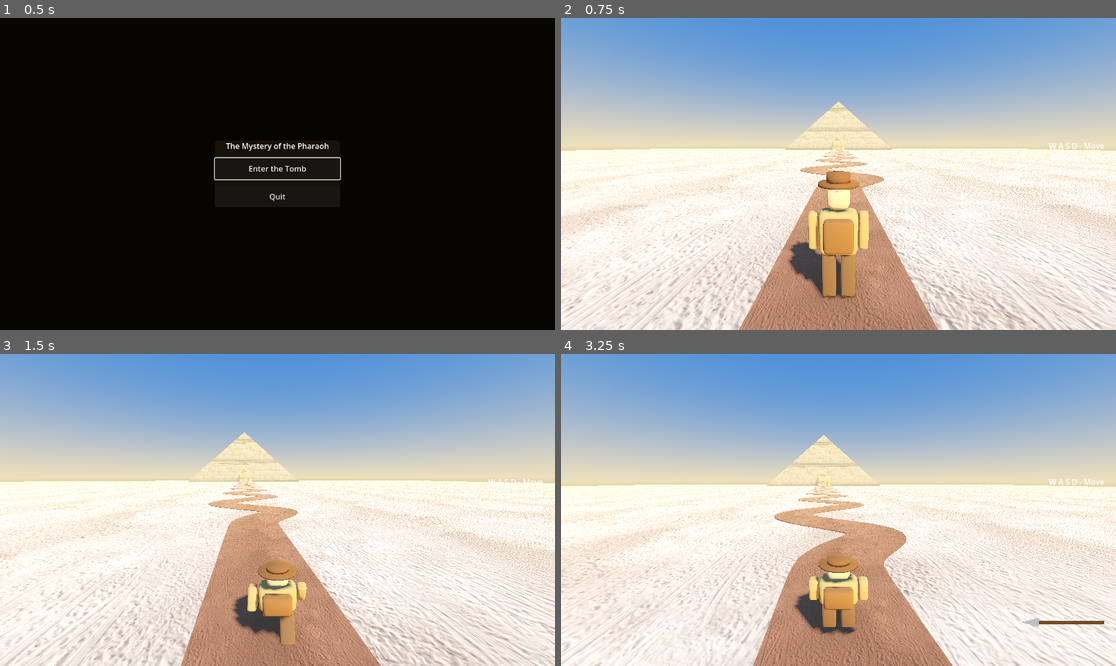
Above: before the commit, frames 1-4 (two rows, left to right).
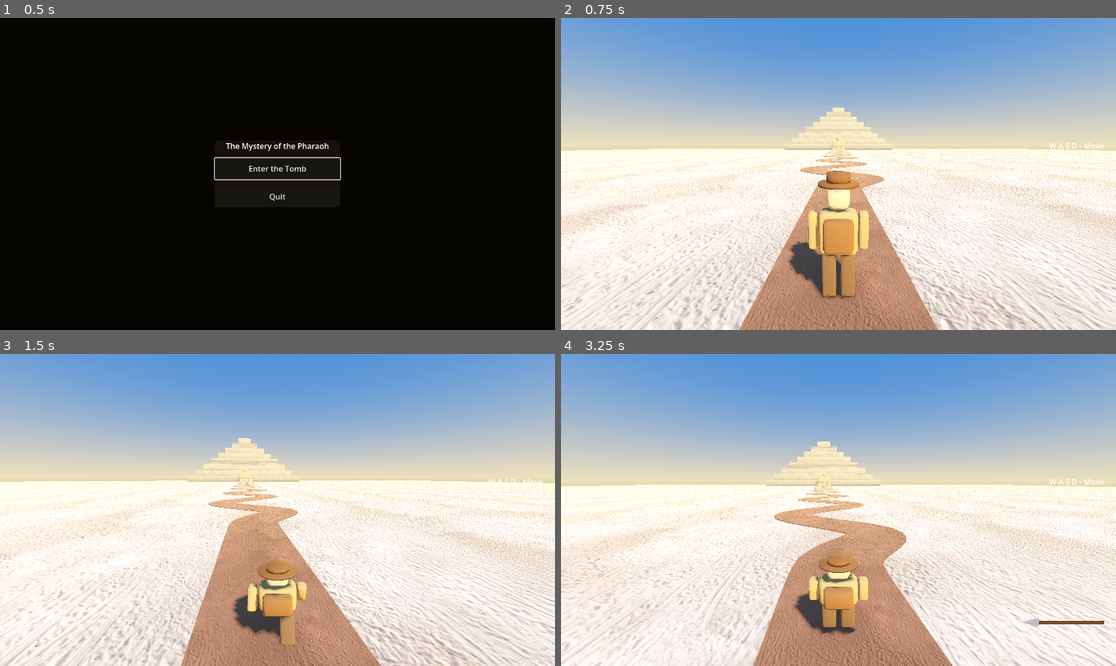
Above: after the commit, the same moments.

Repository: AnubisGott/The-Mystery-of-the-Pharaoh
Game: Godot game, scene res://main/main.tscn
Same seed, same stepped clock (60 frames per second), same inputs: the game is played once before the commit and once after it.
Inputs (mouse positions are in pixels of both pictures, inside the frame that each line leads up to):
- Up to frame 1 (0.5 s): no input
- Up to frame 2 (0.75 s): click "Enter the Tomb" at 0.5 s
- Up to frame 3 (1.5 s): tap Enter at 1.25 s; move the mouse to (305, 510) at 1.27 s; hold W (move_forward) from 1.28 s (still down); hold Ctrl (duck) from 1.28 s (still down)
- Up to frame 4 (3.25 s): keep holding W (move_forward); tap Space (jump) at 1.52, 2.27 s; move the mouse to (810, 510) at 2.02 s; release Ctrl (duck) at 2.03 s; tap G at 2.1 s; move the mouse to (849, 503) at 2.77 s; hold Ctrl (duck) from 2.78 s (still down)

Frame 1 is identical in both runs. In frame 2, 0.2% of the frame differs, in the area x 40-60%, y 26-43%; in frame 3, 0.2%; in frame 4, 0.3%, in the area x 36-58%, y 26-43%.

Commit message:
Replace prism pyramid with stepped GLB model
tools/blender/make_pyramid.py stacks eight shrinking slabs with
worn edges into a stepped pyramid (same footprint and height as
the prism placeholder) and exports models/pyramid.glb. The level
applies the triplanar sandstone-blocks material at runtime, like
the sphinx.

Co-Authored-By: Claude Fable 5 <noreply@anthropic.com>

Diff:
--- a/levels/path.gd
+++ b/levels/path.gd
@@ -1,6 +1,7 @@
 extends Node3D
 
 const SANDSTONE_MATERIAL: StandardMaterial3D = preload("res://materials/sandstone_sphinx.tres")
+const PYRAMID_MATERIAL: StandardMaterial3D = preload("res://materials/sandstone_pyramid.tres")
 
 const PATH_HALF_WIDTH: float = 1.5
 const START_Z: float = 30.0
@@ -40,10 +41,12 @@
 	god_label.visible = GameManager.god_mode
 	GameManager.god_mode_changed.connect(func(enabled: bool): god_label.visible = enabled)
 
-	# The GLB carries geometry only; the triplanar sandstone material
-	# needs no UVs and matches the rest of the monument.
+	# The GLBs carry geometry only; the triplanar sandstone materials
+	# need no UVs and match the rest of the monument.
 	for mesh in $Monument/Sphinx.find_children("*", "MeshInstance3D"):
 		mesh.material_override = SANDSTONE_MATERIAL
+	for mesh in $Monument/Pyramid.find_children("*", "MeshInstance3D"):
+		mesh.material_override = PYRAMID_MATERIAL
 
 	_spear_timer = Timer.new()
 	_spear_timer.one_shot = true
--- a/levels/path.tscn
+++ b/levels/path.tscn
@@ -7,10 +7,8 @@
 [ext_resource type="Texture2D" path="res://textures/aerial_sand_diff_1k.jpg" id="5"]
 [ext_resource type="Texture2D" path="res://textures/aerial_sand_nor_gl_1k.jpg" id="6"]
 [ext_resource type="Texture2D" path="res://textures/aerial_sand_rough_1k.jpg" id="7"]
-[ext_resource type="Texture2D" path="res://textures/large_sandstone_blocks_diff_1k.jpg" id="11"]
-[ext_resource type="Texture2D" path="res://textures/large_sandstone_blocks_nor_gl_1k.jpg" id="12"]
-[ext_resource type="Texture2D" path="res://textures/large_sandstone_blocks_rough_1k.jpg" id="13"]
 [ext_resource type="PackedScene" path="res://models/sphinx.glb" id="14"]
+[ext_resource type="PackedScene" path="res://models/pyramid.glb" id="15"]
 
 [sub_resource type="ProceduralSkyMaterial" id="ProceduralSkyMaterial_sky"]
 sky_top_color = Color(0.21, 0.42, 0.75, 1)
@@ -52,15 +50,6 @@
 uv1_triplanar = true
 uv1_world_triplanar = true
 
-[sub_resource type="StandardMaterial3D" id="StandardMaterial3D_pyramid"]
-albedo_texture = ExtResource("11")
-roughness_texture = ExtResource("13")
-normal_enabled = true
-normal_texture = ExtResource("12")
-uv1_scale = Vector3(0.08, 0.08, 0.08)
-uv1_triplanar = true
-uv1_world_triplanar = true
-
 [sub_resource type="StandardMaterial3D" id="StandardMaterial3D_doorway"]
 albedo_color = Color(0.08, 0.06, 0.04, 1)
 
@@ -72,10 +61,6 @@
 size = Vector3(300, 0.25, 300)
 
 [sub_resource type="Curve3D" id="Curve3D_track"]
-
-[sub_resource type="PrismMesh" id="PrismMesh_pyramid"]
-material = SubResource("StandardMaterial3D_pyramid")
-size = Vector3(70, 30, 45)
 
 [sub_resource type="BoxMesh" id="BoxMesh_doorway"]
 material = SubResource("StandardMaterial3D_doorway")
@@ -119,9 +104,8 @@
 
 [node name="Monument" type="Node3D" parent="."]
 
-[node name="Pyramid" type="MeshInstance3D" parent="Monument"]
-transform = Transform3D(1, 0, 0, 0, 1, 0, 0, 0, 1, 0, 15, -122)
-mesh = SubResource("PrismMesh_pyramid")
+[node name="Pyramid" parent="Monument" instance=ExtResource("15")]
+transform = Transform3D(1, 0, 0, 0, 1, 0, 0, 0, 1, 0, 0, -122)
 
 [node name="Sphinx" parent="Monument" instance=ExtResource("14")]
 transform = Transform3D(1, 0, 0, 0, 1, 0, 0, 0, 1, 0, 0, -96.9)
--- /dev/null
+++ b/materials/sandstone_pyramid.tres
@@ -0,0 +1,14 @@
+[gd_resource type="StandardMaterial3D" load_steps=4 format=3]
+
+[ext_resource type="Texture2D" path="res://textures/large_sandstone_blocks_diff_1k.jpg" id="1"]
+[ext_resource type="Texture2D" path="res://textures/large_sandstone_blocks_nor_gl_1k.jpg" id="2"]
+[ext_resource type="Texture2D" path="res://textures/large_sandstone_blocks_rough_1k.jpg" id="3"]
+
+[resource]
+albedo_texture = ExtResource("1")
+roughness_texture = ExtResource("3")
+normal_enabled = true
+normal_texture = ExtResource("2")
+uv1_scale = Vector3(0.08, 0.08, 0.08)
+uv1_triplanar = true
+uv1_world_triplanar = true
Not shown: 1 places in levels/path.tscn that only renumber resources
Binary file added: models/pyramid.glb
Not shown, added: models/pyramid.glb.import
Not shown, changed: specification.txt
Not shown, added: tools/blender/make_pyramid.py
